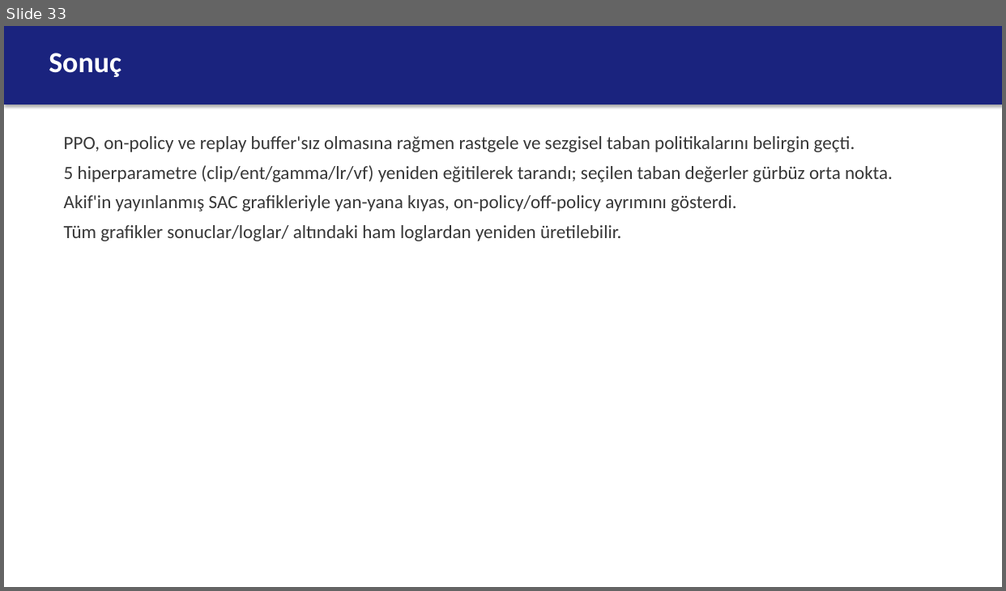
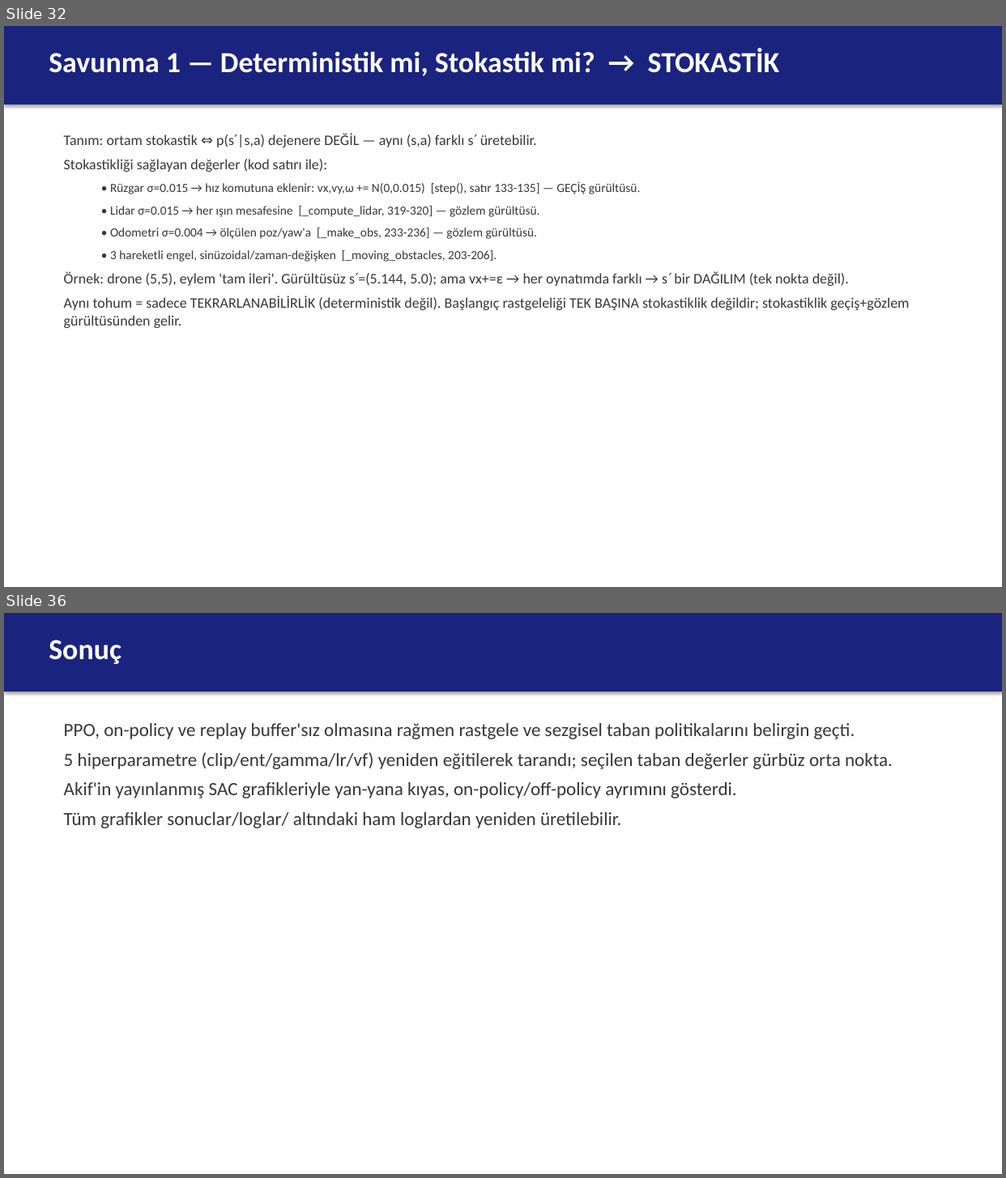
Before and after one commit to berkeryigit/rl_drone_pathfinding, a slide deck: deliverables/sunum/220202046_sunum.pptx. Shown one above the other, each under a label of ours: slide 33 before the commit, slides 32 and 36 after it; the slides between them are not shown. The pictures are 1006x591 and 1006x1178 pixels, drawn with LibreOffice and Linux fonts; fonts in the diff are those of the drawing. Boxes give left, top, right and bottom in pixels: in the first picture for what was removed or moved away, otherwise in the second. Text is boxed around its words. In the diff, an @@ line names an element or a change of style, - is before the commit and + after.

Commit message:
savunma: rapor+sunum detaylandirildi (4 alan, stokastiklik degerleri+kod satiri+ornek, her isterler.md sorusu gerekceli)
- rapor Bolum 9: 4 alt-bolum, sigma degerleri, p(s'|s,a) ornegi, top/Atari analojileri, belief state
- sunum: tek savunma slaydi -> 4 detayli slayt + Ortam slaytina stokastiklik degerleri
- DesignFolder/prompt.md ayni detayla guncellendi

```diff
--- a/deliverables/sunum/220202046_sunum.pptx
+++ b/deliverables/sunum/220202046_sunum.pptx
@@ slide 32 added at [4,26,1002,587], background #FFFFFF @@
@@ rectangle added at [4,26,1002,105], fill #1A237E @@
@@ text added at [49,48,780,76], 28 pt, text #FFFFFF, bold @@
+Savunma 1 — Deterministik mi, Stokastik mi? → STOKASTİK
@@ text added at [64,133,909,328], 14 pt, text #373737 @@
+Tanım: ortam stokastik ⇔ p(s′|s,a) dejenere DEĞİL — aynı (s,a) farklı s′ üretebilir.
+Stokastikliği sağlayan değerler (kod satırı ile):
+  • Rüzgar σ=0.015 → hız komutuna eklenir: vx,vy,ω += N(0,0.015) [step(), satır 133-135] — GEÇİŞ gürültüsü.
+  • Lidar σ=0.015 → her ışın mesafesine [_compute_lidar, 319-320] — gözlem gürültüsü.
+  • Odometri σ=0.004 → ölçülen poz/yaw'a [_make_obs, 233-236] — gözlem gürültüsü.
+  • 3 hareketli engel, sinüzoidal/zaman-değişken [_moving_obstacles, 203-206].
+Örnek: drone (5,5), eylem 'tam ileri'. Gürültüsüz s′=(5.144, 5.0); ama vx+=ε → her oynatımda farklı → s′ bir DAĞILIM (tek nokta değil).
+Aynı tohum = sadece TEKRARLANABİLİRLİK (deterministik değil). Başlangıç rastgeleliği TEK BAŞINA stokastiklik değildir; stokastiklik geçiş+gözlem gürültüsünden gelir.
@@ what was slide 33 is now slide 36 @@
```
Also in this commit, not shown: 1 slide changed, 3 other slides added, 1 slide removed, 4 other files.
